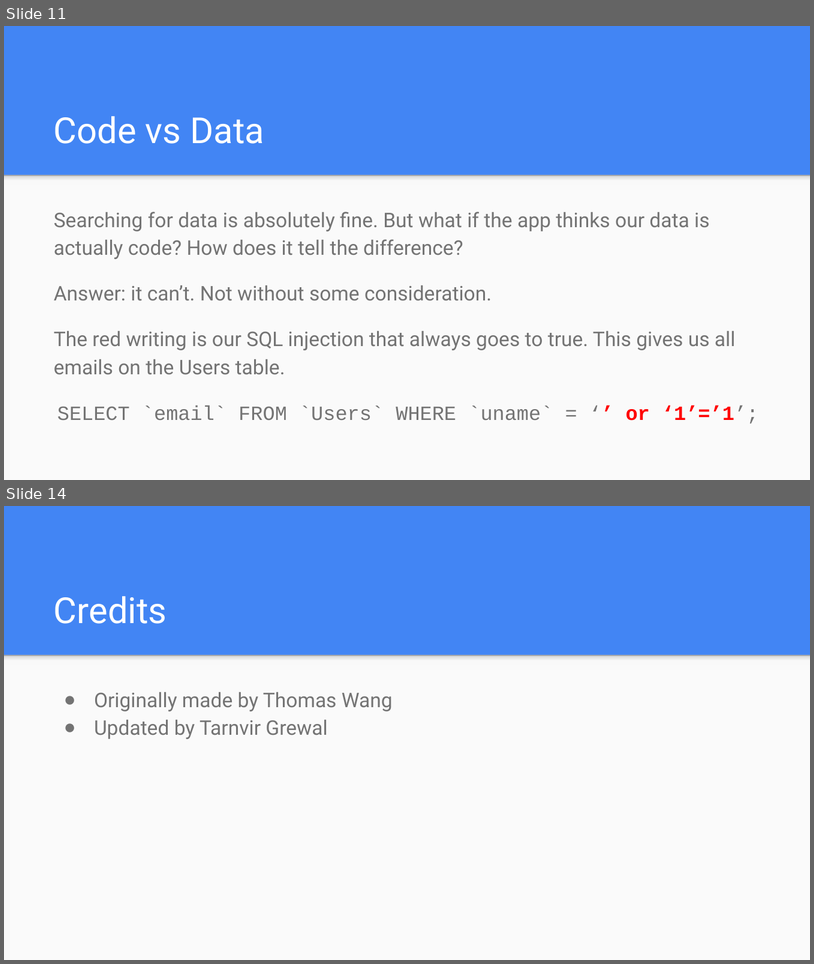
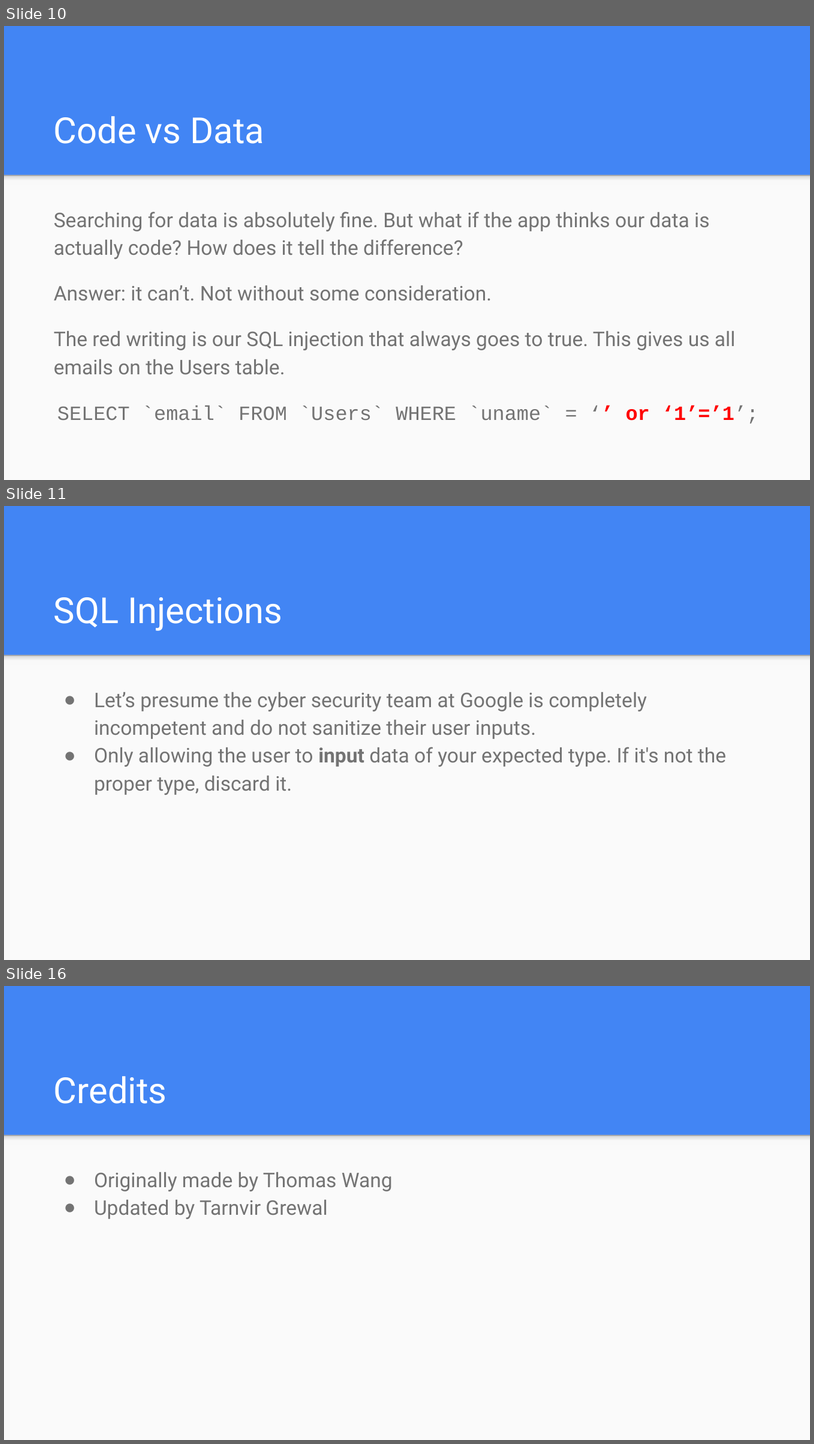
Before and after one commit to umisc/workshops, a slide deck: Workshop_2/Session 2 - SQL Injections.pptx. Shown one above the other, each under a label of ours: slides 11 and 14 before the commit, slides 10, 11 and 16 after it; the slides between them are not shown. The pictures are 814x964 and 814x1444 pixels, drawn with LibreOffice and Linux fonts; fonts in the diff are those of the drawing. Boxes give left, top, right and bottom in pixels: in the first picture for what was removed or moved away, otherwise in the second. Text is boxed around its words. In the diff, an @@ line names an element or a change of style, - is before the commit and + after.

```diff
--- a/Workshop_2/Session 2 - SQL Injections.pptx
+++ b/Workshop_2/Session 2 - SQL Injections.pptx
@@ slide 11 added at <box>4,506,810,960</box>, background #4285F4; not listed: 2 template elements that a slide beside it also shows @@
@@ title added at <box>54,597,282,631</box>, 32 pt, text #FFFFFF @@
+SQL Injections
@@ text added at <box>94,692,726,795</box>, 18 pt, text #737373 @@
+● Let’s presume the cyber security team at Google is completely incompetent and do not sanitize their user inputs.
+● Only allowing the user to input data of your expected type. If it's not the proper type, discard it.
@@ what was slide 11 is now slide 10 @@
@@ what was slide 14 is now slide 16 @@
```
Also in this commit, not shown: 4 slides changed, 2 other slides added, 1 other file.
